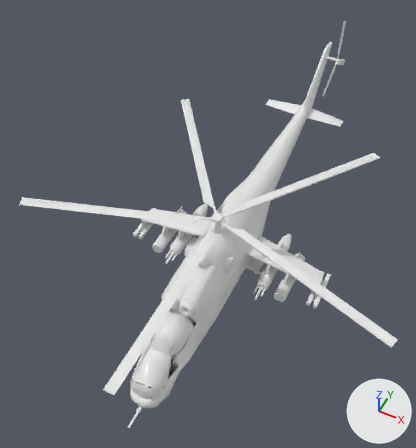
Renders of the glTF model src/main/resources/combinedassault_packs/combinedassault/assets/combinedassault/models/aircraft/mi24/mi24.glb from each side of a commit.
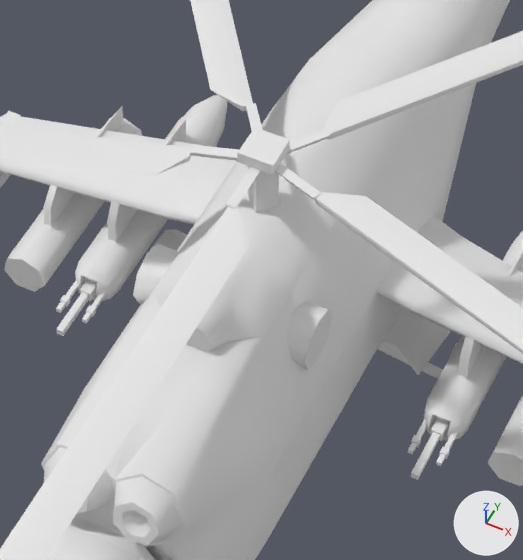
Each version appears first whole from a camera (50 mm lens) standing at (5.68, -12.06, 19.06) and looking at (-1.0, 1.31, 2.35), and next in a close-up on the part from 36% to 68% of the width and 40% to 72% of the height. Every picture has the same lights, and +X, +Y and +Z are marked at lower right. The older version's two pictures come first. Objects named as collision shapes, trigger or cutter boxes, shadow casters or lower levels of detail are left out. Where no turn or scale is listed for an object, it has been applied to the vertices.

Objects in the first close-up: 'body', 'canopy_glass', 'gear_door_l', 'rotor' and 3 more.
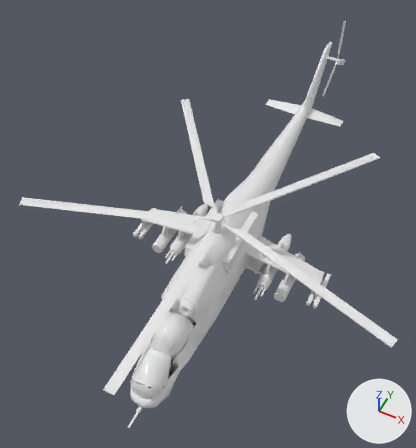
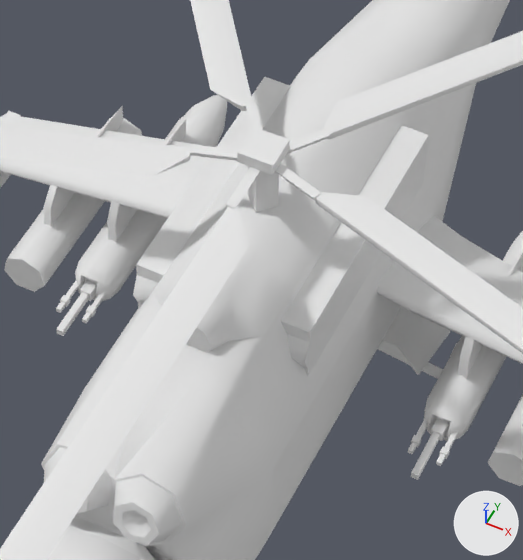
Where the change shows, as pixel boxes (x1, y1, x2, y2) in the close-ups (523 x 560 px):
'hit_engine_1', added: after (281, 125, 429, 376)
'hit_engine_2', added: after (136, 77, 291, 309)

What changed in the scene script:
```text
Add me_hit_engine_2:
    me_hit_engine_2.from_pydata(...)  # a box spanning x -0.85..-0.3, y -0.8..1.8, z 2.6..3.35
Add me_hit_engine_1:
    me_hit_engine_1.from_pydata(...)  # a box spanning x 0.3..0.85, y -0.8..1.8, z 2.6..3.35
Add ob_hit_engine_2:
    ob_hit_engine_2 = bpy.data.objects.new('hit_engine_2', me_hit_engine_2)
    ob_hit_engine_2.location = (0.0, 0.0, 0.0)
Add ob_hit_engine_1:
    ob_hit_engine_1 = bpy.data.objects.new('hit_engine_1', me_hit_engine_1)
    ob_hit_engine_1.location = (0.0, 0.0, 0.0)
```
